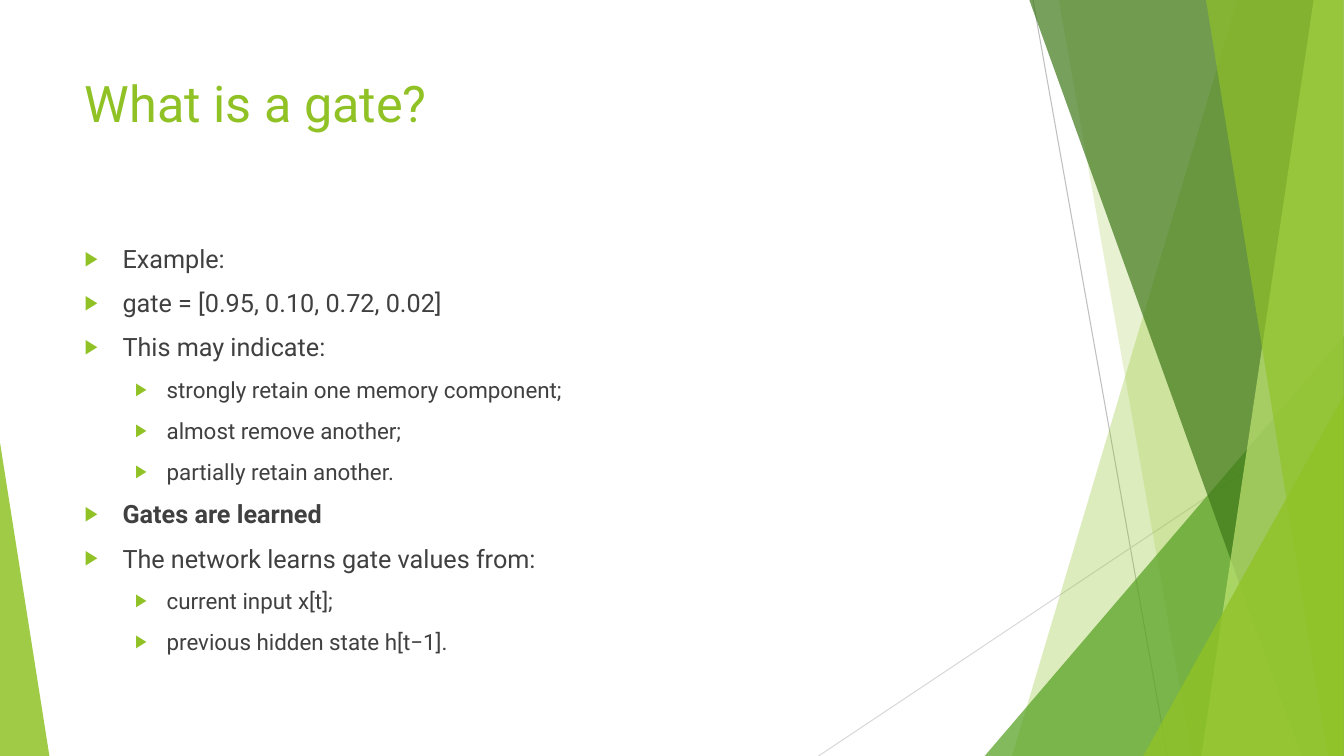
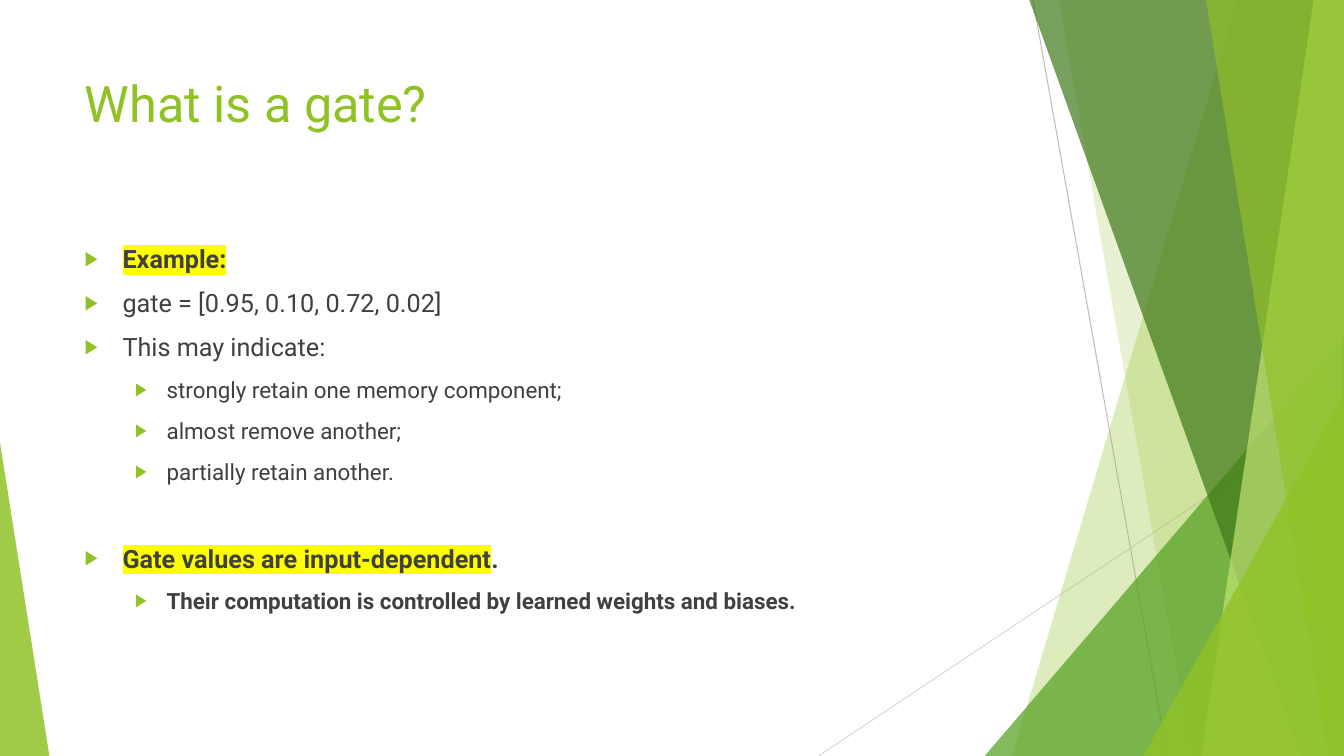
Before and after one commit to FranzGH/timeseries, a slide deck: slide 117 of Slides/04 Recurrent NNs.pptx. Drawn at 1344x756 pixels with LibreOffice and Linux fonts; fonts in the diff are those of the drawing. Boxes give left, top, right and bottom in pixels: in the first picture for what was removed or moved away, otherwise in the second. Text is boxed around its words. In the diff, an @@ line names an element or a change of style, - is before the commit and + after.

```diff
--- a/Slides/04 Recurrent NNs.pptx
+++ b/Slides/04 Recurrent NNs.pptx
@@ text at box(123, 245, 227, 274): highlight none to #FFFF00, bold on in "Example:" @@
@@ text at box(123, 545, 796, 614): text changed; size 18 to 16 pt; bold on @@
-▶ Gates are learned
-▶ The network learns gate values from:
-  ▶ current input x[t];
-  ▶ previous hidden state h[t−1].
+▶ Gate values are input-dependent.
+  ▶ Their computation is controlled by learned weights and biases.
```
Also in this commit, not shown: 130 other slides changed, 1 slide removed.
